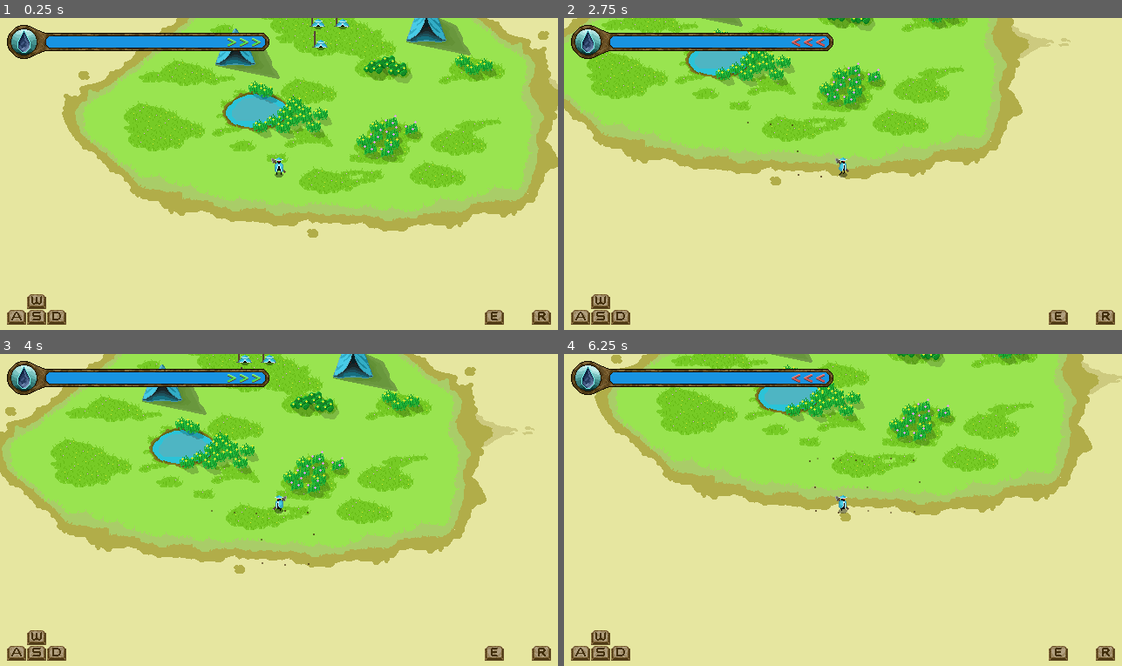
Above: before the commit, frames 1-4 (two rows, left to right).
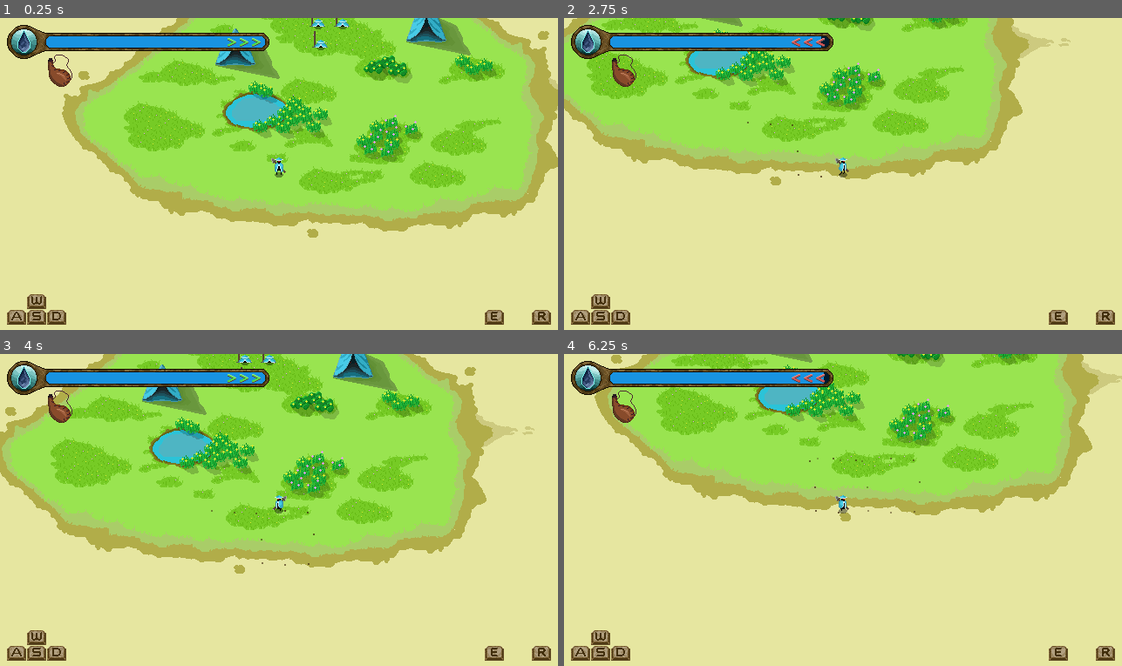
Above: after the commit, the same moments.

Repository: ObliteratedEntertainment/PixelGameJam2024
Game: Godot game, scene res://main.tscn
Same seed, same stepped clock (60 frames per second), same inputs: the game is played once before the commit and once after it.
Inputs:
- Up to frame 1 (0.25 s): no input
- Up to frame 2 (2.75 s): tap Enter at 0.5 s; hold Right (ui_right) 0.53-1.28 s; hold Down (ui_down) 1.28-2.03 s; hold Right (ui_right) from 2.03 s (still down)
- Up to frame 3 (4 s): release Right (ui_right) at 2.78 s; hold Up (ui_up) 2.78-3.53 s; hold Left (ui_left) from 3.53 s (still down)
- Up to frame 4 (6.25 s): release Left (ui_left) at 5.03 s; hold Down (ui_down) 5.03-5.78 s; hold Right (ui_right) from 5.78 s (still down)

The runs differ from the first frame. In frame 1, 0.2% of the frame differs, in the area x 8-13%, y 11-23%; in frame 2, 0.3%, in the area x 8-48%, y 5-23%; in frame 3, 0.2%; in frame 4, 0.3%.

Commit message:
Updated water gauge to work correctly and show flask counts.

Diff:
--- a/player.gd
+++ b/player.gd
@@ -55,6 +55,16 @@
 	idling = false
 	last_active_direction = Vector2.DOWN
 	speed = 0.0
+
+	WorldManager.player_flask_changed.emit(
+		unused_flasks,
+		total_flasks
+	)
+	WorldManager.player_water_changed.emit(
+		current_water,
+		0.0,
+		3
+	)
 
 func _physics_process(delta: float) -> void:
 
--- a/player.tscn
+++ b/player.tscn
@@ -468,8 +468,8 @@
 advance_expression_base_node = NodePath("..")
 anim_player = NodePath("../AnimationPlayer")
 parameters/current_length = 0.80001
-parameters/current_position = 0.00441468
-parameters/current_delta = 0.007093
+parameters/current_position = 0.25556
+parameters/current_delta = 0.00583433
 parameters/DeathDown/current_length = 0.80001
 parameters/DeathDown/current_position = 0.80001
 parameters/DeathDown/current_delta = 0.0
@@ -518,21 +518,21 @@
 parameters/Idle/Start/current_position = 0.0
 parameters/Idle/Start/current_delta = 0.0
 parameters/Movement/current_length = 0.80001
-parameters/Movement/current_position = 0.00441468
-parameters/Movement/current_delta = 0.007093
+parameters/Movement/current_position = 0.25556
+parameters/Movement/current_delta = 0.00583433
 parameters/Movement/blend_position = Vector2(-0.446187, 0.629956)
 parameters/Movement/0/current_length = 0.80001
-parameters/Movement/0/current_position = 0.00441468
-parameters/Movement/0/current_delta = 0.007093
+parameters/Movement/0/current_position = 0.25556
+parameters/Movement/0/current_delta = 0.00583433
 parameters/Movement/1/current_length = 0.80001
-parameters/Movement/1/current_position = 0.00441468
-parameters/Movement/1/current_delta = 0.007093
+parameters/Movement/1/current_position = 0.25556
+parameters/Movement/1/current_delta = 0.00583433
 parameters/Movement/2/current_length = 0.80001
-parameters/Movement/2/current_position = 0.00441468
-parameters/Movement/2/current_delta = 0.007093
+parameters/Movement/2/current_position = 0.25556
+parameters/Movement/2/current_delta = 0.00583433
 parameters/Movement/3/current_length = 0.80001
-parameters/Movement/3/current_position = 0.00441468
-parameters/Movement/3/current_delta = 0.007093
+parameters/Movement/3/current_position = 0.25556
+parameters/Movement/3/current_delta = 0.00583433
 parameters/Respawn/current_length = null
 parameters/Respawn/current_position = null
 parameters/Respawn/current_delta = null
--- a/ui/water_gauge.gd
+++ b/ui/water_gauge.gd
@@ -3,14 +3,28 @@
 const DECREASING_ARROW = preload("res://ui/decreasing_arrow.tscn")
 const INCREASING_ARROW = preload("res://ui/increasing_arrow.tscn")
 
+@export var fill_water_healthy := Color("1893e1")
+@export var fill_water_unhealthy := Color("ba4ff5")
+
+@export var bg_water_healthy := Color("001a2e")
+@export var bg_water_unhealthy := Color("350208")
+
+
 @onready var display_intensity: HBoxContainer = $HeatIntensity
 @onready var color_rect: ColorRect = $ColorRect
+@onready var water_level: ColorRect = $WaterLevel
+@onready var background_bar: ColorRect = $BackgroundBar
 
 var current_intensity := -9999
+
+var max_water_level := 251
+
+var has_unused_flasks := false
 
 # Called when the node enters the scene tree for the first time.
 func _ready() -> void:
 
+	max_water_level = water_level.size.x
 
 	WorldManager.player_water_changed.connect(_on_player_water_change)
 	WorldManager.player_flask_changed.connect(_on_player_flasks_changed)
@@ -25,6 +39,8 @@
 	total_water: float,
 	water_delta: float,
 	heat_intensity: int) -> void:
+
+	water_level.size.x = (minf(total_water, 100.0) / 100.0) * max_water_level
 
 	# Check if intensity changed for arrows
 	if current_intensity != heat_intensity:
@@ -50,8 +66,12 @@
 				var arrow = INCREASING_ARROW.instantiate()
 				display_intensity.add_child(arrow)
 
-	pass
+func _on_player_flasks_changed(unused: int, total: int) -> void:
+	has_unused_flasks = unused > 0
 
-
-func _on_player_flasks_changed(unused: int, total: int) -> void:
-	pass
+	if has_unused_flasks:
+		water_level.color = fill_water_healthy
+		background_bar.color = bg_water_healthy
+	else:
+		water_level.color = fill_water_unhealthy
+		background_bar.color = bg_water_unhealthy
--- a/ui/water_gauge.tscn
+++ b/ui/water_gauge.tscn
@@ -84,18 +84,28 @@
 grow_vertical = 2
 alignment = 2
 
-[node name="ColorRect" type="ColorRect" parent="."]
+[node name="BackgroundBar" type="ColorRect" parent="."]
 z_index = -1
 layout_mode = 1
-anchors_preset = 6
-anchor_left = 1.0
+anchors_preset = 4
 anchor_top = 0.5
-anchor_right = 1.0
 anchor_bottom = 0.5
-offset_left = -256.0
+offset_left = 45.0
 offset_top = -6.5
-offset_right = -5.0
+offset_right = 296.0
 offset_bottom = 6.5
-grow_horizontal = 0
 grow_vertical = 2
-color = Color(0.0941176, 0.576471, 0.882353, 1)
+color = Color(0.207126, 0.00871403, 0.0305346, 1)
+
+[node name="WaterLevel" type="ColorRect" parent="."]
+z_index = -1
+layout_mode = 1
+anchors_preset = 4
+anchor_top = 0.5
+anchor_bottom = 0.5
+offset_left = 45.0
+offset_top = -6.5
+offset_right = 296.0
+offset_bottom = 6.5
+grow_vertical = 2
+color = Color(0.728255, 0.310595, 0.962193, 1)
